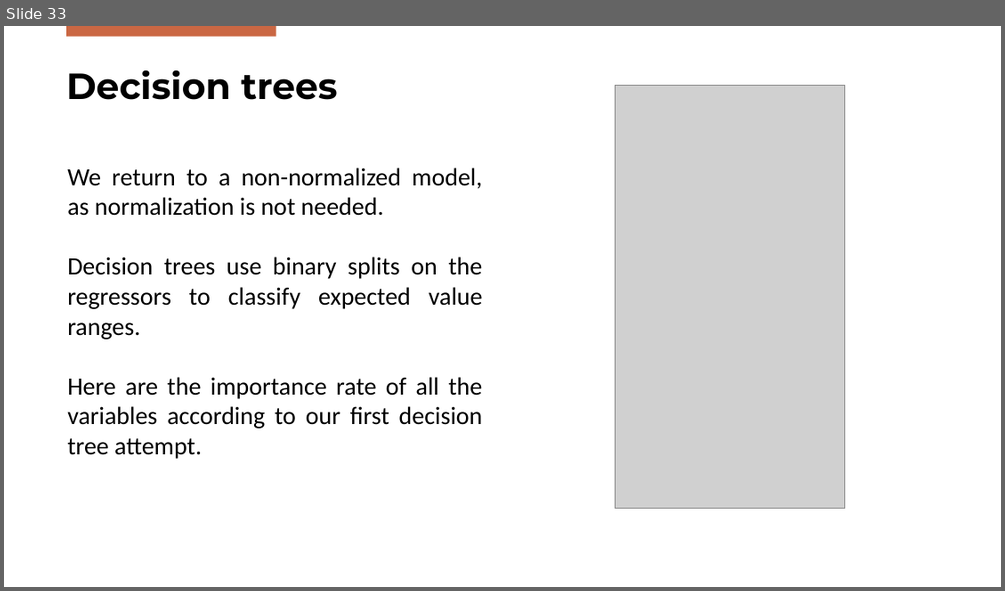
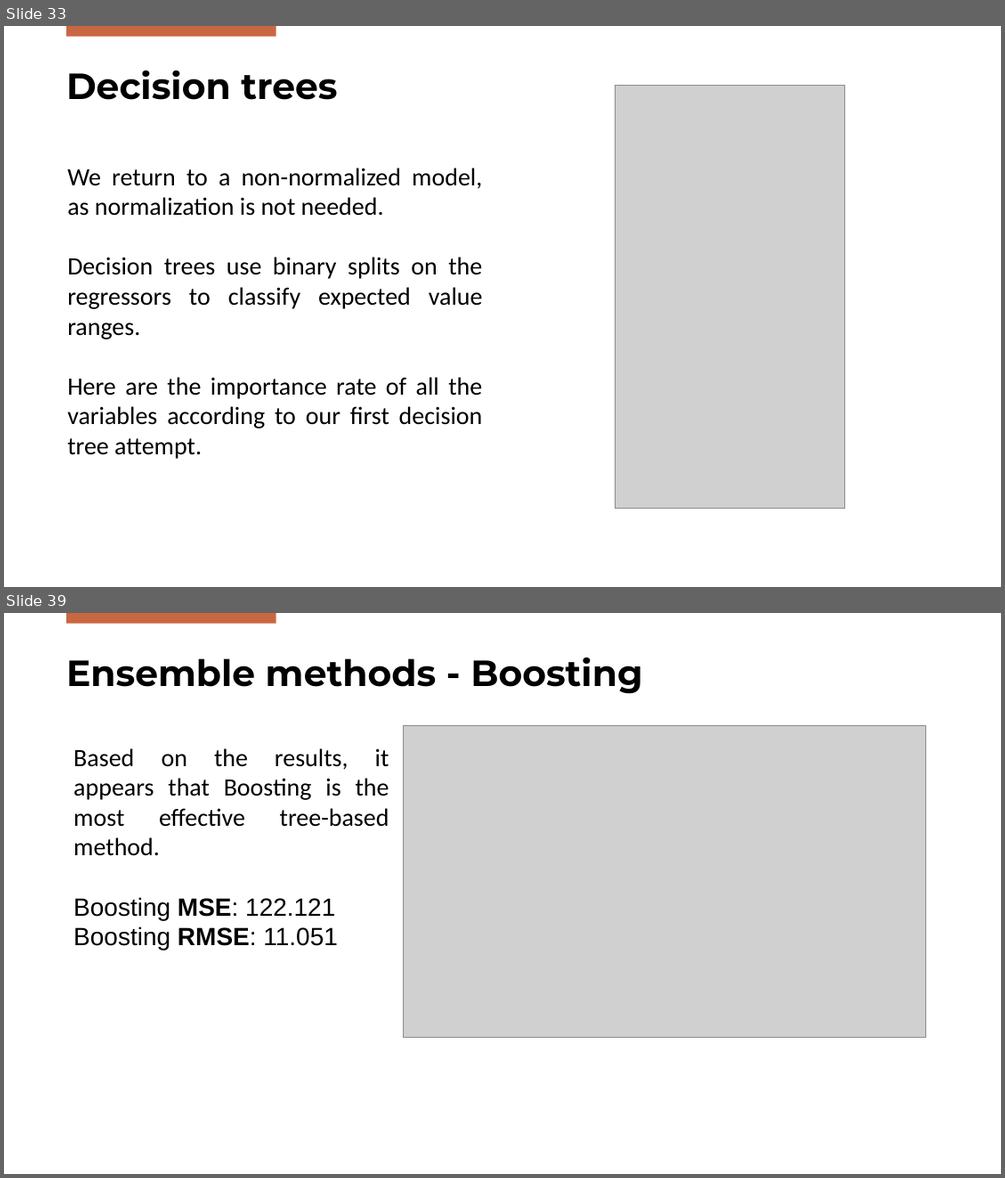
Before and after one commit to DanieleGotti/Food_Delivery_Time_Prediction, a slide deck: Presentazione_Gotti_Mazzoleni.pptx. Shown one above the other, each under a label of ours: slide 33 before the commit, slides 33 and 39 after it; the slides between them are not shown. The pictures are 1005x591 and 1005x1178 pixels, drawn with LibreOffice and Linux fonts; fonts in the diff are those of the drawing; grey boxes stand for pictures; background and template pictures are left out. Boxes give left, top, right and bottom in pixels: in the first picture for what was removed or moved away, otherwise in the second. Text is boxed around its words. In the diff, an @@ line names an element or a change of style, - is before the commit and + after.

```diff
--- a/Presentazione_Gotti_Mazzoleni.pptx
+++ b/Presentazione_Gotti_Mazzoleni.pptx
@@ slide 39 added at [4,613,1001,1174], background #FFFFFF; not listed: 1 template element that a slide beside it also shows @@
@@ title added at [66,657,642,694], 35 pt, text #000000, bold @@
+Ensemble methods - Boosting
@@ picture added at [404,725,926,1037] @@
@@ text added at [73,748,389,949], 24 pt, text #000000 @@
+Based on the results, it appears that Boosting is the most effective tree-based method.
+Boosting MSE: 122.121
+Boosting RMSE: 11.051
```
Also in this commit, not shown: 5 slides changed, 5 other slides added, 1 other file.
